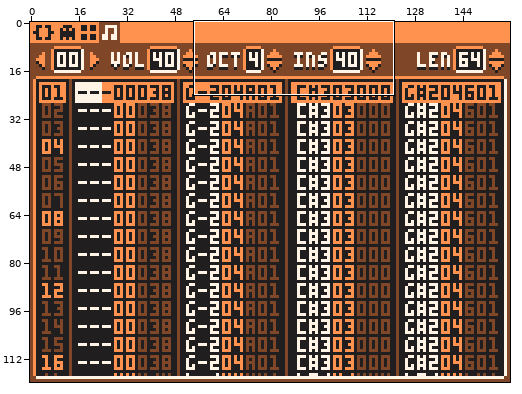
Edited in one commit: pixel-art file (mockups/tracker3.aseprite). The picture above shows the old version from afar; the outline marks the close-up.
Close-up. First the earlier version:
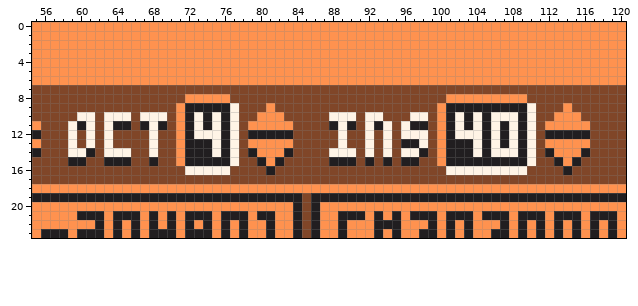
160x120 pixels, 1 frame. Shown: x 55..120, y 0..23.
After the commit:
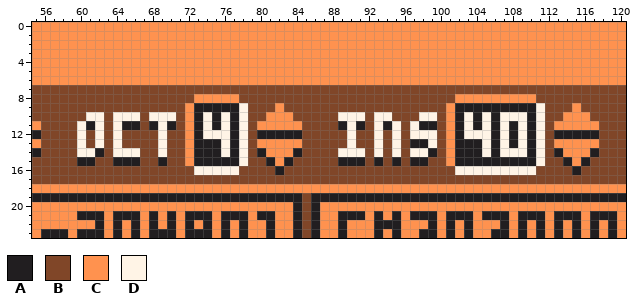
Palette (. is transparent): A #211e20  B #804628  C #ff924f  D #fff4e6
Change:
@@ x 55..120 @@
  7 BBBBBBBBBBBBBBBBBBBBBBBBBBBBBBBBBBBBBBBBBBBBBBBBBBBBBBBBBBBBBBBBBB
- 8 BBBBBBBBBBBBBBBBBCCCCCBBBBBBBBBBBBBBBBBBBBBBBBCCCCCCCCCBBBBBBBBBBB
- 9 BBBBBBBBBBBBBBBBCAAAAADBBBCBBBBBBBBBBBBBBBBBBCAAAAAAAAADBBBCBBBBBB
-10 BBBBBDDBDDDBDDDBCADADADBBCCCBBBBBDDDBDDBBBDDBCADADADDDADBBCCCBBBBB
-11 CBBBDADBDAABADABCADADADBCCCCCBBBBADABDADBDAABCADADADADADBCCCCCBBBB
-12 ABBBDBDBDBBBBDBBCADDDADBAAAAABBBBBDBBDBDBDDDBCADDDADADADBAAAAABBBB
-13 CBBBDBDBDBBBBDBBCAAADADBCCCCCBBBBBDBBDBDBAADBCAAADADADADBCCCCCBBBB
-14 ABBBDDABDDDBBDBBCAAADADBACCCABBBBDDDBDBDBDDABCAAADADDDADBACCCABBBB
-15 BBBBAABBAAABBABBCAAAAADBBACABBBBBAAABABABAABBCAAAAAAAAADBBACABBBBB
-16 BBBBBBBBBBBBBBBBBDDDDDBBBBABBBBBBBBBBBBBBBBBBBDDDDDDDDDBBBBABBBBBB
+ 8 BBBBBBBBBBBBBBBBBBCCCCCBBBBBBBBBBBBBBBBBBBBBBBBCCCCCCCCCBBBBBBBBBB
+ 9 BBBBBBBBBBBBBBBBBCAAAAADBBBCBBBBBBBBBBBBBBBBBBCAAAAAAAAADBBBCBBBBB
+10 BBBBBBDDBDDDBDDDBCADADADBBCCCBBBBBDDDBDDBBBDDBCADADADDDADBBCCCBBBB
+11 CBBBBDADBDAABADABCADADADBCCCCCBBBBADABDADBDAABCADADADADADBCCCCCBBB
+12 ABBBBDBDBDBBBBDBBCADDDADBAAAAABBBBBDBBDBDBDDDBCADDDADADADBAAAAABBB
+13 CBBBBDBDBDBBBBDBBCAAADADBCCCCCBBBBBDBBDBDBAADBCAAADADADADBCCCCCBBB
+14 ABBBBDDABDDDBBDBBCAAADADBACCCABBBBDDDBDBDBDDABCAAADADDDADBACCCABBB
+15 BBBBBAABBAAABBABBCAAAAADBBACABBBBBAAABABABAABBCAAAAAAAAADBBACABBBB
+16 BBBBBBBBBBBBBBBBBBDDDDDBBBBABBBBBBBBBBBBBBBBBBBDDDDDDDDDBBBBABBBBB
 17 BBBBBBBBBBBBBBBBBBBBBBBBBBBBBBBBBBBBBBBBBBBBBBBBBBBBBBBBBBBBBBBBBB
Boxes around the changes in both close-ups, in picture pixels (x1, y1, x2, y2):
changed: (68, 94, 302, 175)
changed: (329, 94, 599, 175)
